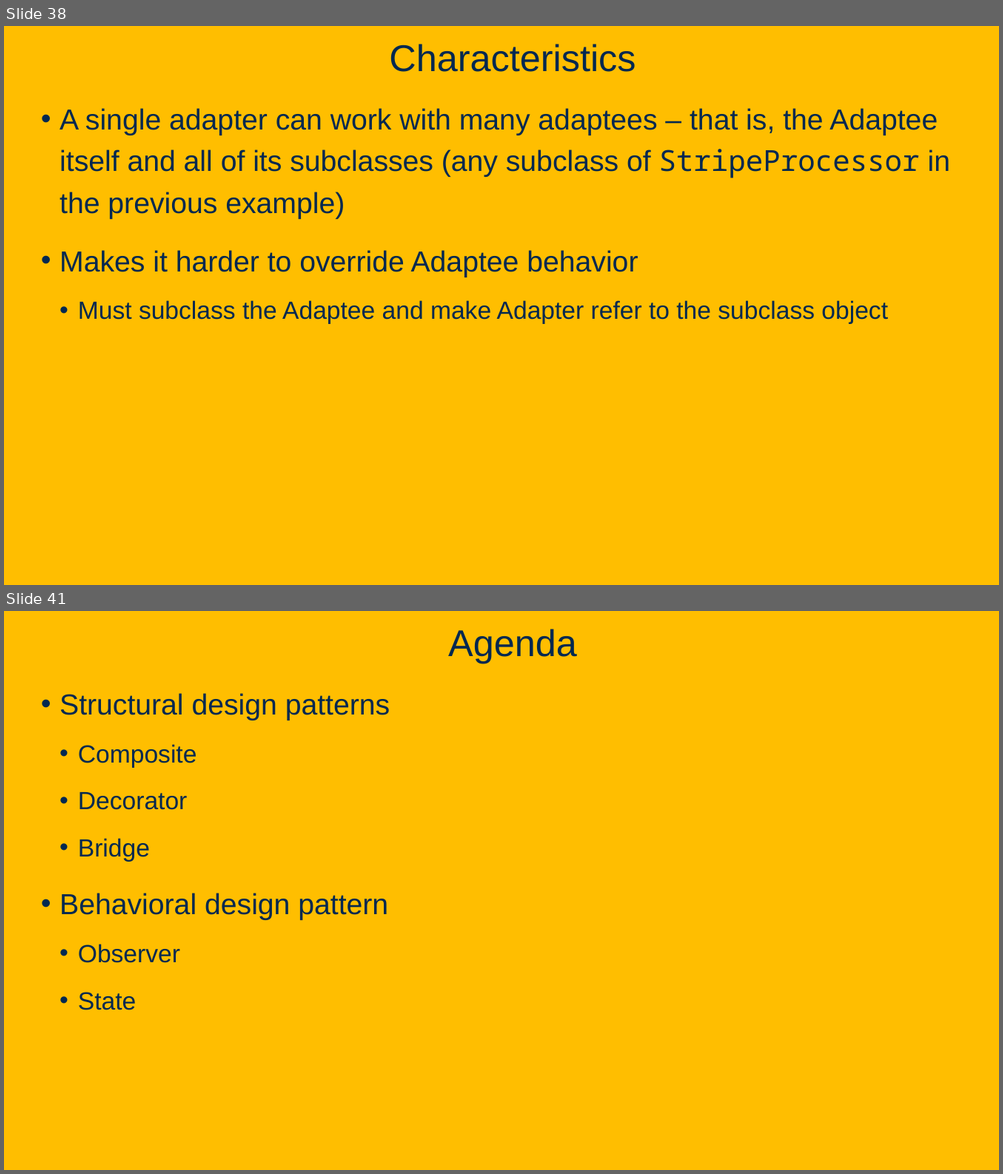
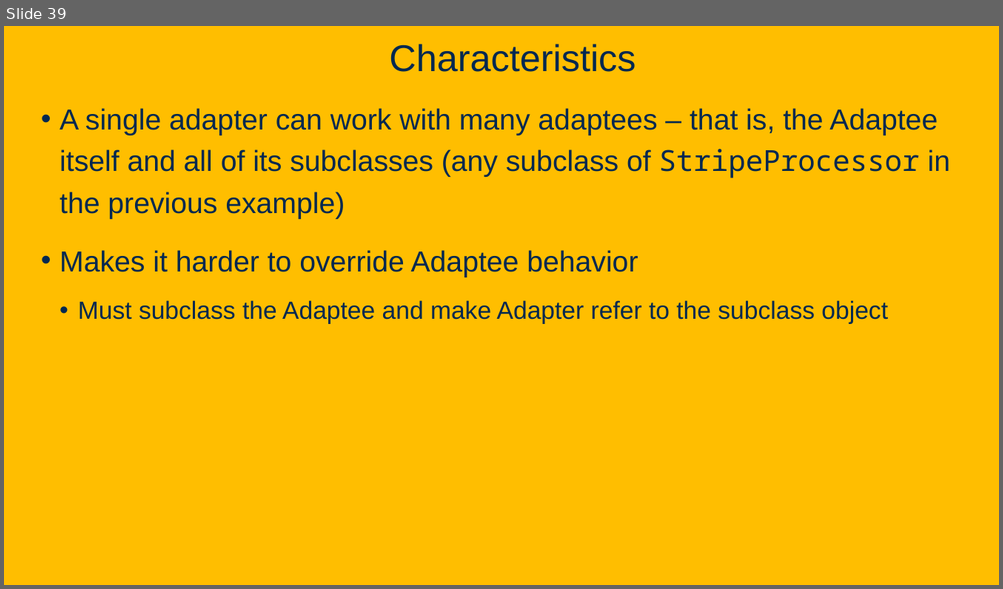
Before and after one commit to davsec-teaching/ecs160-f25, a slide deck: slides/8_design_patterns.pptx. Shown one above the other, each under a label of ours: slides 38 and 41 before the commit, slide 39 after it; the slides between them are not shown. The pictures are 1003x1174 and 1003x589 pixels, drawn with LibreOffice and Linux fonts; fonts in the diff are those of the drawing; background and template pictures are left out. Boxes give left, top, right and bottom in pixels: in the first picture for what was removed or moved away, otherwise in the second. Text is boxed around its words. In the diff, an @@ line names an element or a change of style, - is before the commit and + after.

```diff
--- a/slides/8_design_patterns.pptx
+++ b/slides/8_design_patterns.pptx
@@ slide 41 removed at [4, 611, 999, 1170], background picture (left out) @@
@@ title removed at [448, 629, 577, 664] @@
-Agenda
@@ text removed at [60, 693, 390, 1011] @@
-• Structural design patterns
-  • Composite
-  • Decorator
-  • Bridge
-• Behavioral design pattern
-  • Observer
-  • State
@@ what was slide 38 is now slide 39 @@
```
Also in this commit, not shown: 2 other slides removed, 1 other file.
